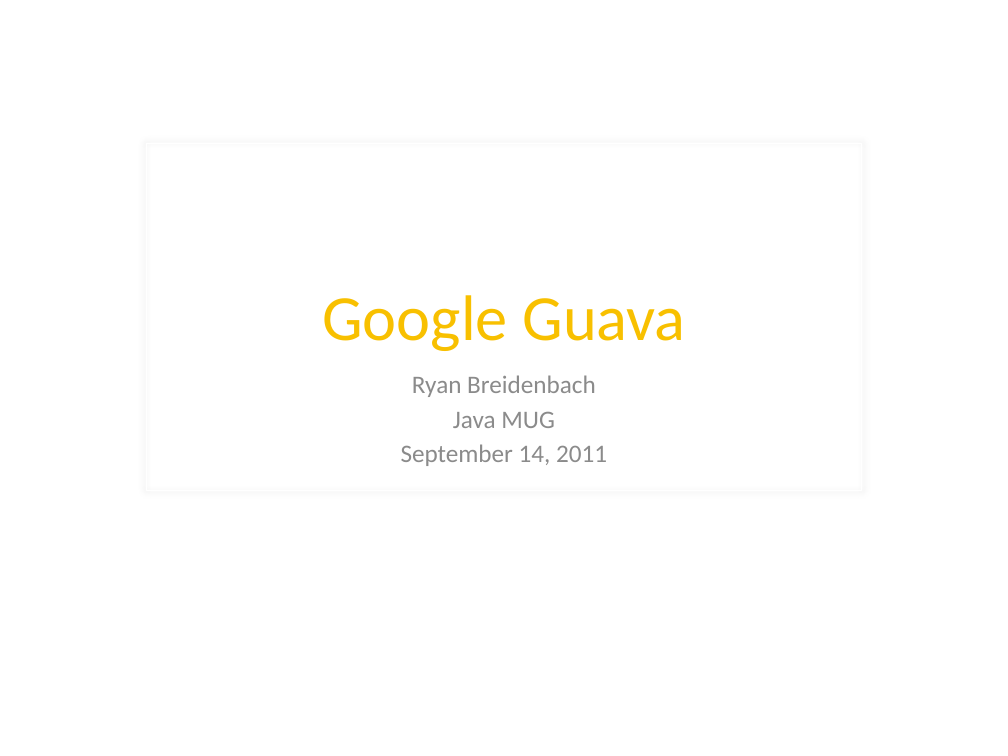
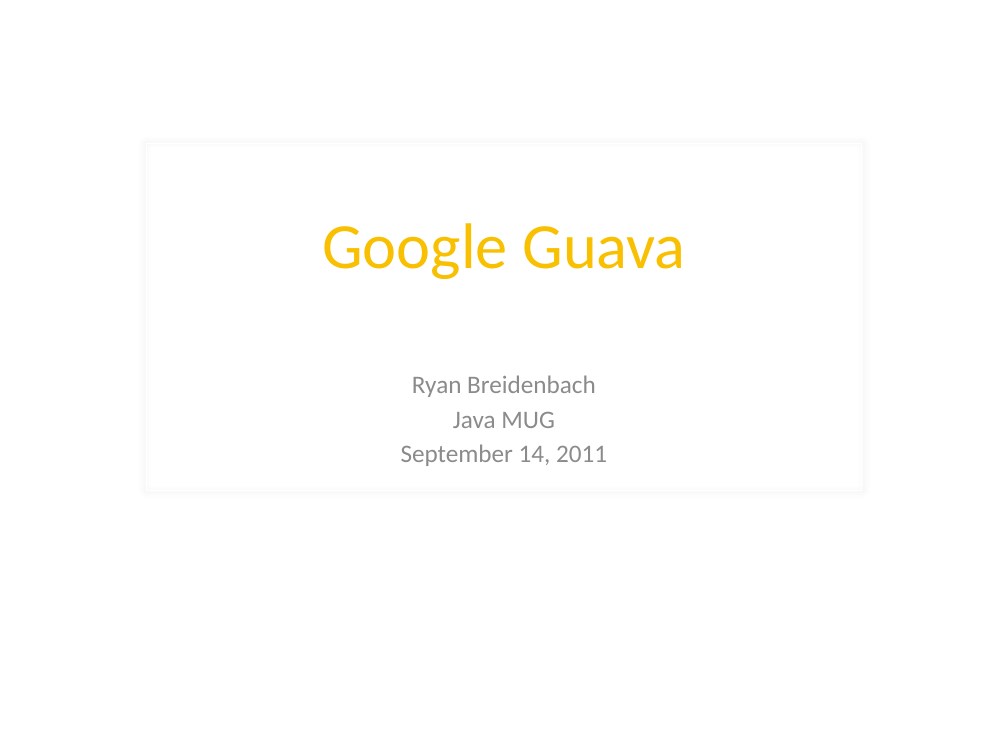
Before and after one commit to twoqubed/JavaMUG-Guava, a slide deck: slide 1 of JavaMUG - Guava.pptx. Drawn at 1008x756 pixels with LibreOffice and Linux fonts; fonts in the diff are those of the drawing; background and template pictures are left out. Boxes give left, top, right and bottom in pixels: in the first picture for what was removed or moved away, otherwise in the second. Text is boxed around its words. In the diff, an @@ line names an element or a change of style, - is before the commit and + after.

```diff
--- a/JavaMUG - Guava.pptx
+++ b/JavaMUG - Guava.pptx
@@ title "Google Guava": place and size @@
-title "Google Guava" at (322,295,685,351)
+title "Google Guava" at (322,223,685,279)
```
Also in this commit, not shown: 16 slides added, 7 other files.
